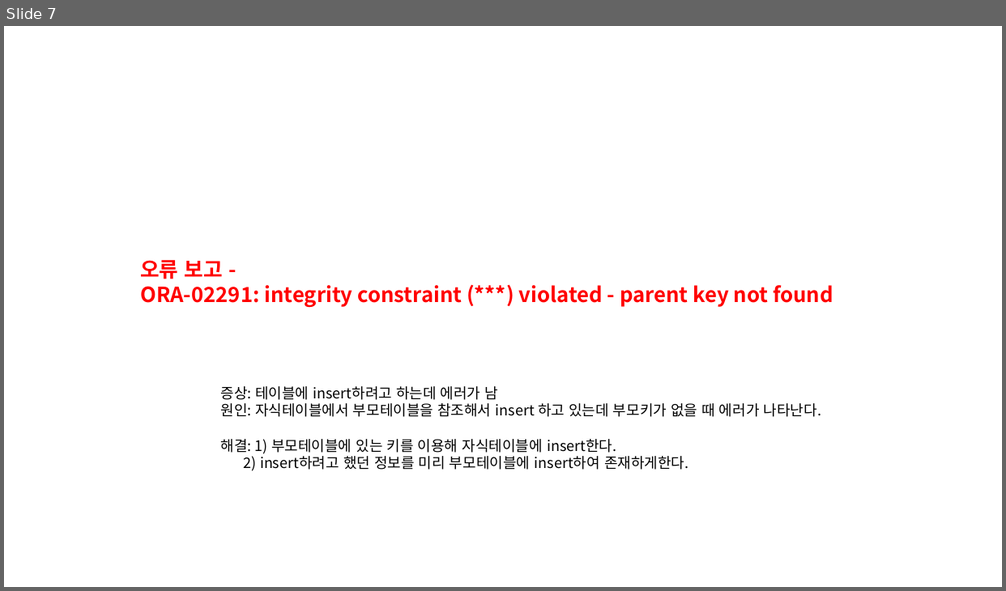
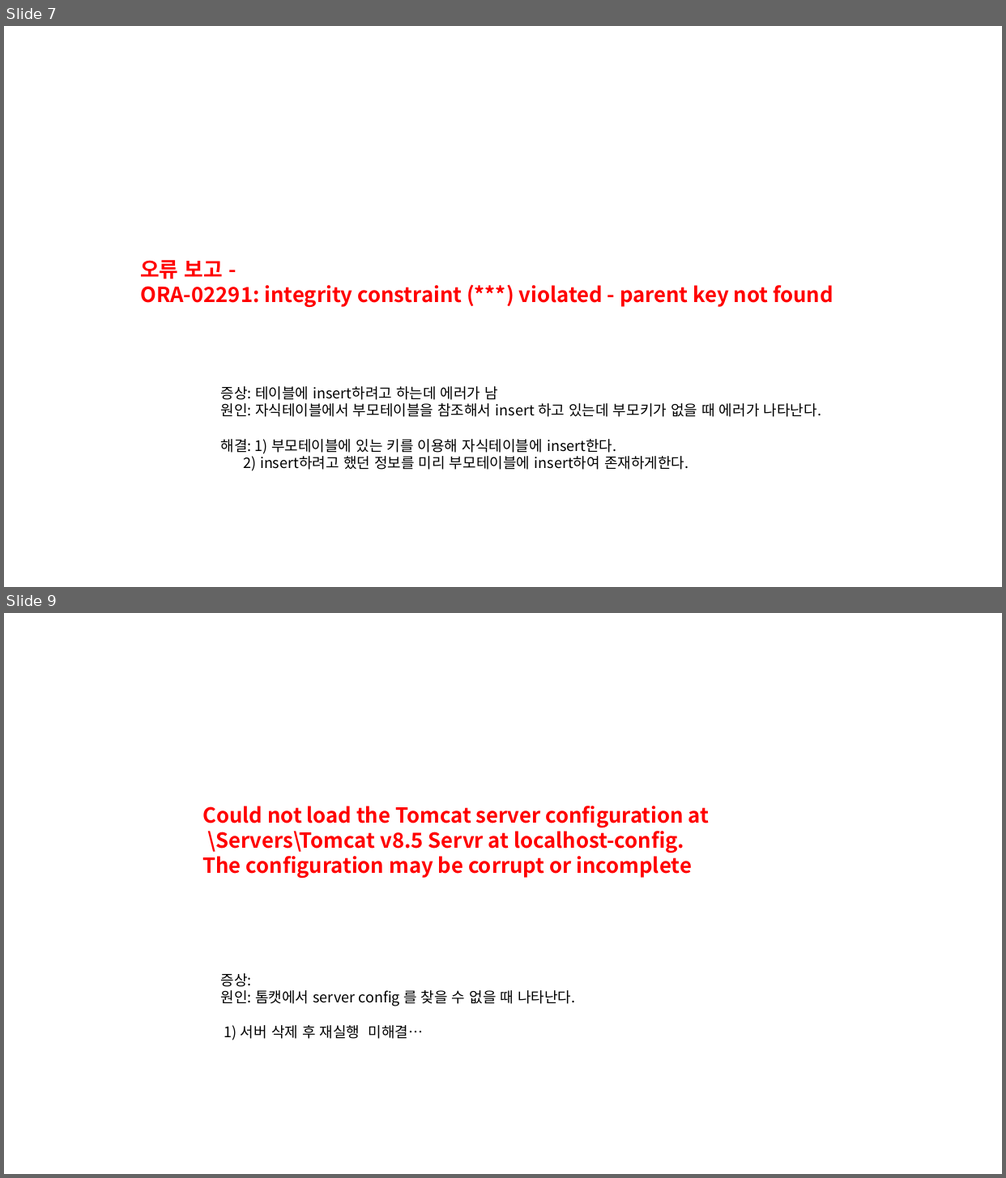
Before and after one commit to matamong/Study, a slide deck: PPT/Error Solution PPT/ErrorSolution.pptx. Shown one above the other, each under a label of ours: slide 7 before the commit, slides 7 and 9 after it; the slides between them are not shown. The pictures are 1006x591 and 1006x1178 pixels, drawn with LibreOffice and Linux fonts; fonts in the diff are those of the drawing. Boxes give left, top, right and bottom in pixels: in the first picture for what was removed or moved away, otherwise in the second. Text is boxed around its words. In the diff, an @@ line names an element or a change of style, - is before the commit and + after.

```diff
--- a/PPT/Error Solution PPT/ErrorSolution.pptx
+++ b/PPT/Error Solution PPT/ErrorSolution.pptx
@@ slide 9 added at [4, 613, 1002, 1174], background #FFFFFF @@
@@ text added at [202, 806, 710, 879], 20 pt, text #FF0000, bold @@
+Could not load the Tomcat server configuration at
+\Servers\Tomcat v8.5 Servr at localhost-config.
+The configuration may be corrupt or incomplete
@@ text added at [221, 973, 576, 1041], 14 pt, text #000000 @@
+증상:
+원인: 톰캣에서 server config 를 찾을 수 없을 때 나타난다.
+1) 서버 삭제 후 재실행 미해결…
```
Also in this commit, not shown: 1 other slide added, 3 other files.
